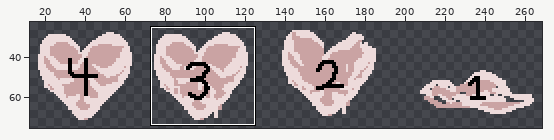
Pixel-art file, stored at Assets/Sprite/hearts.aseprite. The picture above shows the old version from afar; the outline marks the close-up.
Close-up. The starting point:
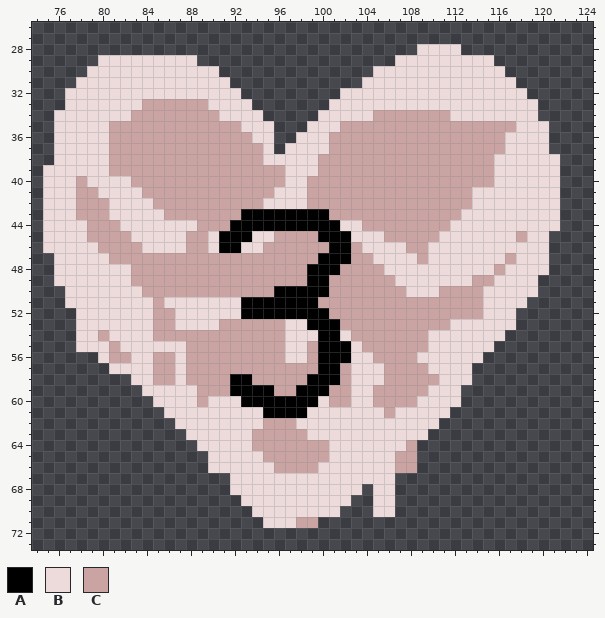
480x270 pixels, 1 frame. Shown: x 74..124, y 26..73. The wide view leaves out empty margins. The commit also changed other parts of the picture, which this record leaves out.
Palette (. is transparent): A #000000  B #eddbdb  C #caa3a3
And afterwards:
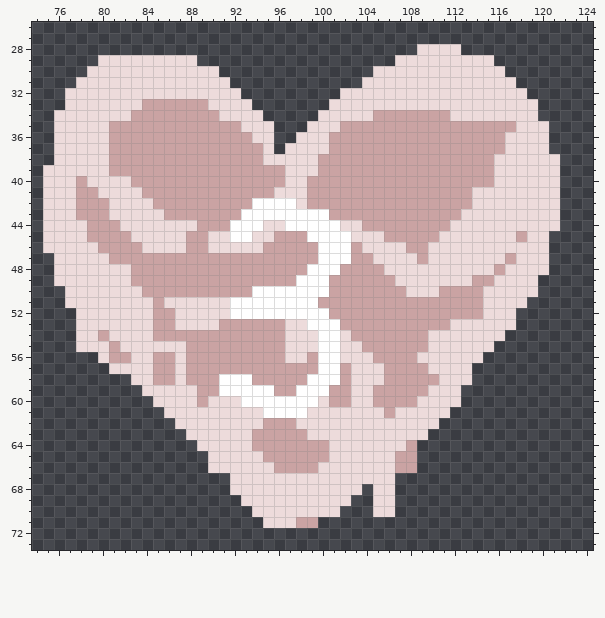
What changed:
@@ palette @@
-A #000000
+A #ffffff
@@ x 89..104 @@
 41 CCCCCCCBBBCCCCCC
-42 CCCCCCBBBBCCCCCC
+42 CCCCCAAAABCCCCCC
 43 CCCCAAAAAAAACCCC
-44 CCCAAAAAAAAAABBC
-45 CBAAABBCCCCAAABB
-46 CBAABBCCCCCCAACB
+44 CCCAAABBAAAAABBC
+45 CBBAABBCCCAAAABB
+46 CBBBBBCCCCCAAACB
 47 CCCCCCCCCCCAAACC
 48 CCCCCCCCCCAAACCC
-49 CCCCCCCCCCAACCCC
-50 CCCCCCCAAAAACCCC
-51 BBBBAAAAAAACCCCC
-52 BBBBAAAAAAAACCCC
+49 CCCCCCCCCAAACCCC
+50 CCCCCAAAAAAACCCC
+51 BBBAAAAAAAACCCCC
+52 BBBAAAAAAAAACCCC
 53 BBCCCCCCBBAAACCC
 54 CCCCCCCCBBBAABCC
-55 CCCCCCCCBBCAAABC
-56 CCCCCCCCBBCAAABB
+55 CCCCCCCCBBBAABBC
+56 CCCCCCCCBBCAABBB
 57 CCCCCCCCCCCAACBB
-58 CCCAACCCCCAAACBB
-59 CCCAAAACCAAACCBB
+58 CCAAACCCCCAAACBB
+59 CCAAAAACCAAACCBB
 60 CBBBAAAAAAABCCBB
